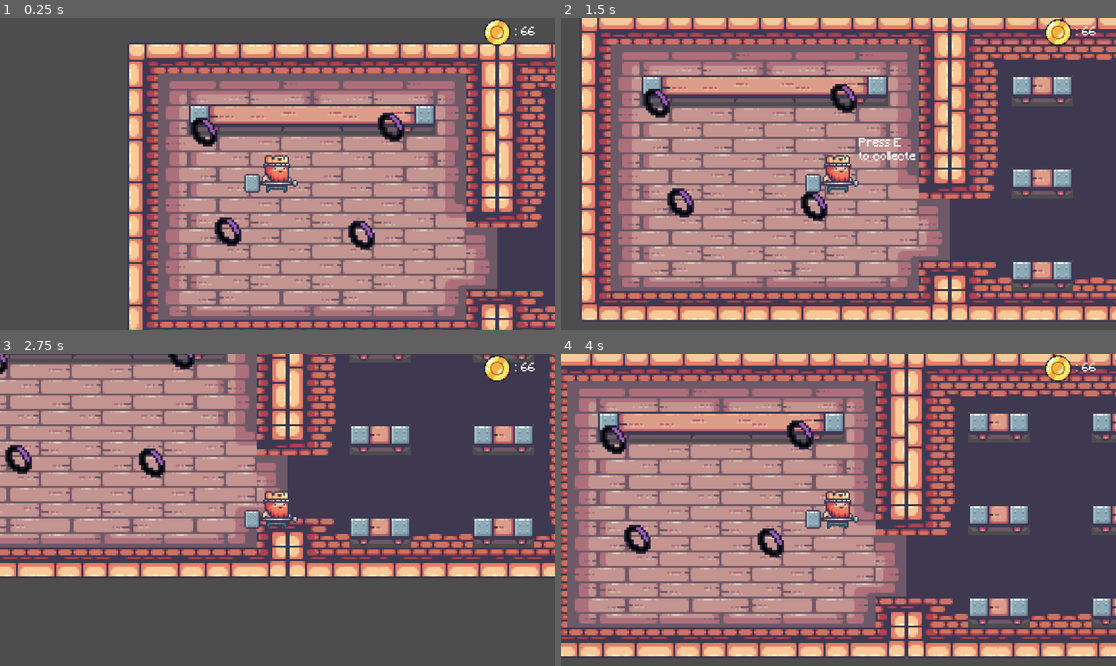
Above: before the commit, frames 1-4 (two rows, left to right).
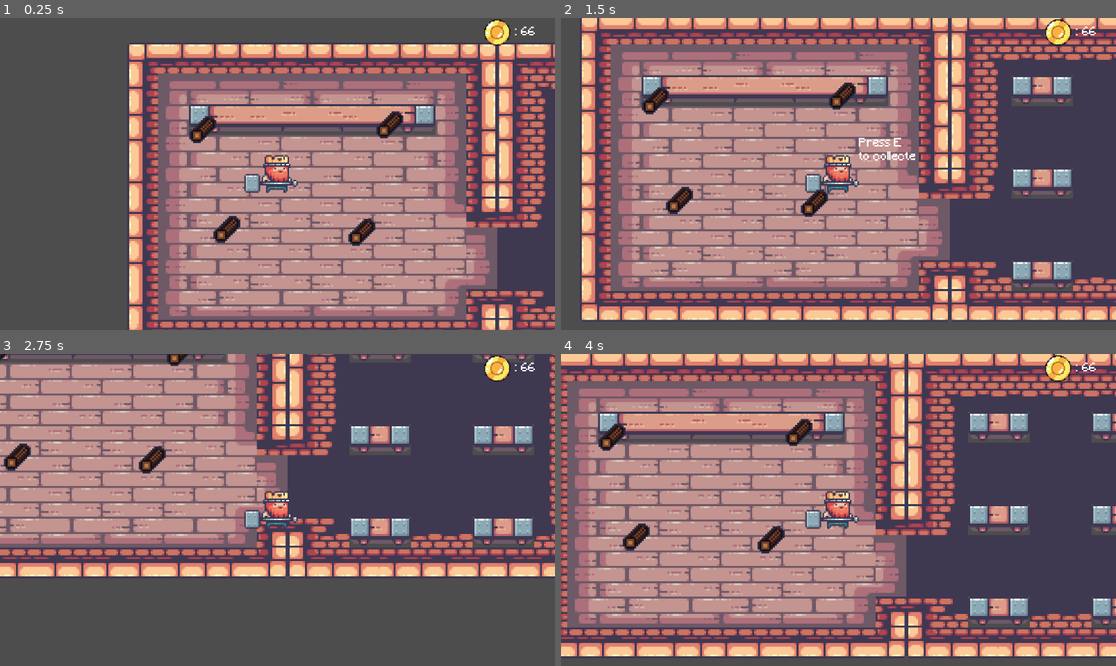
Above: after the commit, the same moments.

Repository: gogolum/GameJam2023
Game: Godot game, scene res://Scene/Main/main_level.tscn
Same seed, same stepped clock (60 frames per second), same inputs: the game is played once before the commit and once after it.
Inputs:
- Up to frame 1 (0.25 s): no input
- Up to frame 2 (1.5 s): tap Enter at 0.5 s; hold D (right) 0.53-1.28 s; tap E (interact) at 0.6, 1.35 s; hold S (down) from 1.28 s (still down)
- Up to frame 3 (2.75 s): release S (down) at 2.03 s; hold D (right) from 2.03 s (still down); tap E (interact) at 2.1 s
- Up to frame 4 (4 s): release D (right) at 2.78 s; hold W (up) 2.78-3.53 s; tap E (interact) at 2.85, 3.6 s; hold A (left) from 3.53 s (still down)

The runs differ from the first frame. In frame 1, 1.5% of the frame differs, in the area x 34-73%, y 29-75%; in frame 2, 1.5%; in frame 3, 1.0%; in frame 4, 1.5%.

Commit message:
addd crafting

Diff:
--- a/Scene/Main/CraftingBenchArea.gd
+++ b/Scene/Main/CraftingBenchArea.gd
@@ -6,7 +6,7 @@
 	pass # Replace with function body.
 
 func _process(delta):
-	pass
+	check_objects()
 
 
 func check_objects():
@@ -21,3 +21,4 @@
 			sec = elements
 		else :
 			ter = elements
+	print(prim, sec, ter)
--- a/Scene/Main/main_level.tscn
+++ b/Scene/Main/main_level.tscn
@@ -1451,7 +1451,7 @@
 [node name="Camera2D" type="Camera2D" parent="Entities/Player"]
 
 [node name="PickUp" parent="." instance=ExtResource("4_u1rgs")]
-position = Vector2(484, 395)
+position = Vector2(487, 394)
 
 [node name="PickUp2" parent="." instance=ExtResource("4_u1rgs")]
 position = Vector2(545, 171)
--- a/Scene/PickUp/pick_up.tscn
+++ b/Scene/PickUp/pick_up.tscn
@@ -279,9 +279,7 @@
 script = ExtResource("1_01j88")
 
 [node name="AnimatedSprite2D" type="AnimatedSprite2D" parent="."]
-scale = Vector2(5, 5)
 sprite_frames = SubResource("SpriteFrames_2i6qd")
-animation = &"items"
 
 [node name="CollisionShape2D" type="CollisionShape2D" parent="."]
 shape = SubResource("RectangleShape2D_ycsu0")
